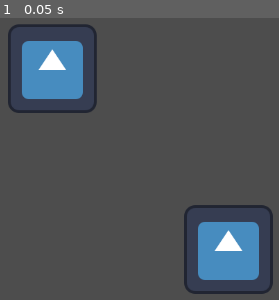
Above: before the commit, frame 1.
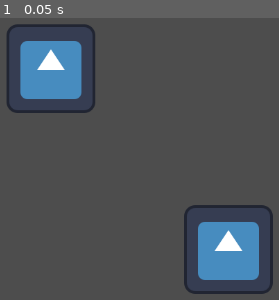
Above: after the commit, the same moment.

Repository: mir4na/testing
Game: Godot game, scene res://world.tscn
Same seed, same stepped clock (60 frames per second), same inputs: the game is played once before the commit and once after it. The project has no main scene, so this scene is started directly. The engine's default icon, where the game draws it, is replaced by a stand-in: a white triangle on a blue panel in a dark square.
Inputs:
- Up to frame 1 (0.05 s): no input

The runs differ from the first frame. In frame 1, 0.9% of the frame differs, in the area x 2-35%, y 2-34%.

Commit message:
change pos

Diff:
--- a/world.tscn
+++ b/world.tscn
@@ -20,4 +20,4 @@
 shape = SubResource("RectangleShape2D_fj7yv")
 
 [node name="Player" parent="." unique_id=1416762119 instance=ExtResource("2_fj7yv")]
-position = Vector2(446, 171)
+position = Vector2(444, 171)
